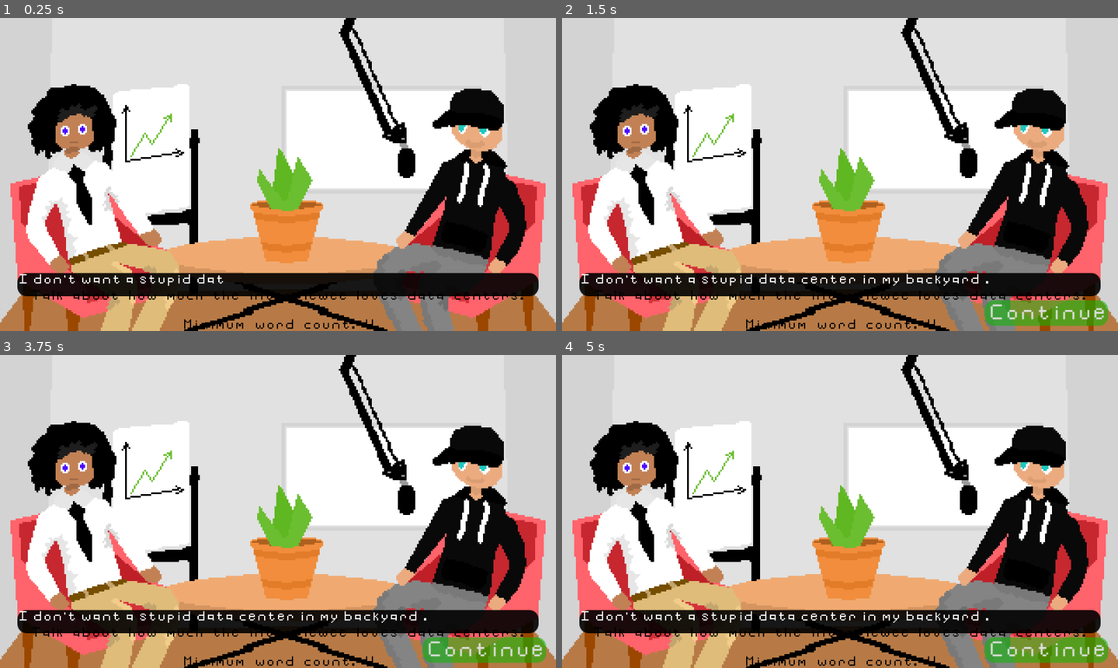
Above: before the commit, frames 1-4 (two rows, left to right).
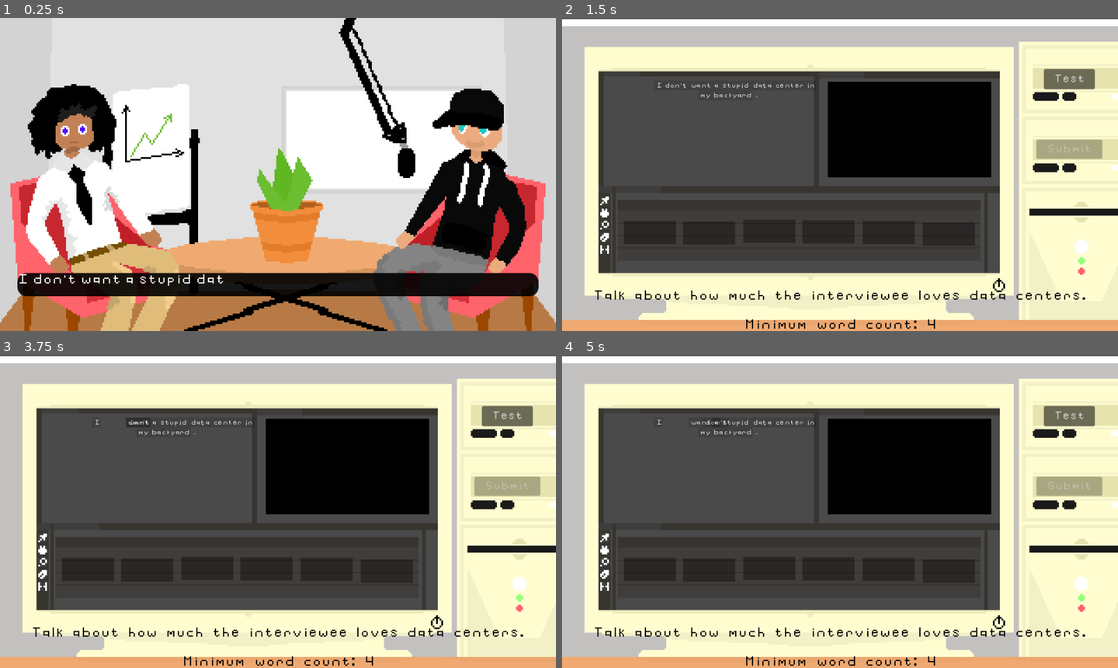
Above: after the commit, the same moments.

Repository: u-sernam-e/word-rot
Game: Godot game, scene res://Levels/1.tscn
Same seed, same stepped clock (60 frames per second), same inputs: the game is played once before the commit and once after it. This scene is started directly instead of the project's main scene. The engine's default icon, where the game draws it, is replaced by a stand-in: a white triangle on a blue panel in a dark square. Sound files missing from this copy of the repository are replaced by a short silence.
Inputs (mouse positions are in pixels of both pictures, inside the frame that each line leads up to):
- Up to frame 1 (0.25 s): no input
- Up to frame 2 (1.5 s): click "I" at 0.5 s; click "Continue" at 1.25 s
- Up to frame 3 (3.75 s): click (483, 649) at 2 s, where only the run before the commit has a clickable "Continue"; click "don't" at 2.75 s; click "want" at 3.5 s
- Up to frame 4 (5 s): click "a" at 4.25 s

The runs differ from the first frame. In frame 1, 0.5% of the frame differs, in the area x 6-95%, y 87-100%; in frame 2, 93%; in frame 3, 93%; in frame 4, 93%, in the area x 0-100%, y 0-100%.

Commit message:
Bug fixes

Diff:
--- a/Levels/1.tscn
+++ b/Levels/1.tscn
@@ -6,14 +6,8 @@
 
 [node name="1" unique_id=743927325 instance=ExtResource("1_dhllp")]
 
-[node name="StockImageController" parent="StockImageTab" parent_id_path=PackedInt32Array(1738313370) index="1" unique_id=1795656987]
-position = Vector2(754, 69)
-
-[node name="GameController" parent="." index="3" unique_id=120243097 node_paths=PackedStringArray("test_button")]
-test_button = NodePath("../Test")
+[node name="GameController" parent="." index="2" unique_id=120243097]
 level = 1
-[node name="StockImageController" parent="StockImageTab" parent_id_path=PackedInt32Array(1738313370) index="1" unique_id=1795656987]
-position = Vector2(754, 69)
 
 [node name="WordController" parent="GameController" index="0" unique_id=149952642]
 position = Vector2(299, 125)
@@ -39,8 +33,17 @@
 [node name="StockImageTab" parent="." index="3" unique_id=1738313370]
 visible = false
 
+[node name="StockImageController" parent="StockImageTab" index="1" unique_id=1795656987]
+position = Vector2(754, 69)
+
 [node name="Submit" parent="." index="4" unique_id=1172260094]
 disabled = true
 
 [node name="LevelEndScreen" parent="." index="6" unique_id=2087576714]
 next_scene = ExtResource("3_0nkm3")
+
+[node name="VBoxContainer" parent="CanvasLayer" parent_id_path=PackedInt32Array(850841324) index="0" unique_id=1919930036]
+mouse_filter = 2
+
+[node name="VBoxContainer2" parent="CanvasLayer" parent_id_path=PackedInt32Array(850841324) index="1" unique_id=1451052851]
+mouse_filter = 2
--- a/Levels/6.tscn
+++ b/Levels/6.tscn
@@ -4,5 +4,8 @@
 
 [node name="6" unique_id=743927325 instance=ExtResource("1_l27fe")]
 
+[node name="GameController" parent="." index="2" unique_id=120243097]
+level = 6
+
 [node name="StockImageTab" parent="." index="3" unique_id=1738313370]
 visible = false
--- a/Levels/base_level.gd
+++ b/Levels/base_level.gd
@@ -4,7 +4,16 @@
 @onready var restrictions = $CanvasLayer/VBoxContainer2/Restrictions
 
 func _ready() -> void:
+	Globals.level_start = false
 	prompt.text = LevelSentences.prompts[LevelTransition.level_count]
 	restrictions.text = LevelSentences.restrictions[LevelTransition.level_count]
 func _on_timeline_mouse_entered():
 	pass # Replace with function body.
+
+func _process(_delta):
+	if Globals.level_start:
+		prompt.visible = true
+		restrictions.visible = true
+	else:
+		prompt.visible = false
+		restrictions.visible = false
--- a/Levels/base_level.tscn
+++ b/Levels/base_level.tscn
@@ -40,8 +40,9 @@
 [node name="TimelineMiddlePos" type="Marker2D" parent="Timeline" unique_id=1800543931]
 position = Vector2(600, 193)
 
-[node name="GameController" parent="." unique_id=120243097 node_paths=PackedStringArray("submit_button", "word_controller", "image_controller", "level_end_screen") instance=ExtResource("5_5y487")]
+[node name="GameController" parent="." unique_id=120243097 node_paths=PackedStringArray("submit_button", "test_button", "word_controller", "image_controller", "level_end_screen") instance=ExtResource("5_5y487")]
 submit_button = NodePath("../Submit")
+test_button = NodePath("../Test")
 word_controller = NodePath("WordController")
 image_controller = NodePath("../StockImageTab/StockImageController")
 level_end_screen = NodePath("../LevelEndScreen")
@@ -59,15 +60,6 @@
 position = Vector2(357, -5)
 scale = Vector2(1e-05, 1e-05)
 texture = ExtResource("6_jg3su")
-
-[node name="GameController" parent="." unique_id=120243097 node_paths=PackedStringArray("submit_button", "test_button", "word_controller", "image_controller", "level_end_screen") instance=ExtResource("5_5y487")]
-submit_button = NodePath("../Submit")
-test_button = NodePath("../Test")
-word_controller = NodePath("WordController")
-image_controller = NodePath("../StockImageTab/StockImageController")
-level_end_screen = NodePath("../LevelEndScreen")
-
-[node name="WordController" parent="GameController" unique_id=149952642 instance=ExtResource("3_ruyyf")]
 
 [node name="Submit" type="Button" parent="." unique_id=1172260094]
 offset_left = 819.0
@@ -87,6 +79,7 @@
 visible = false
 
 [node name="base_interview" parent="." unique_id=1915588365 instance=ExtResource("10_npxkb")]
+
 [node name="CanvasLayer" type="CanvasLayer" parent="." unique_id=850841324]
 
 [node name="VBoxContainer" type="VBoxContainer" parent="CanvasLayer" unique_id=1919930036]
--- a/globals/globals.gd
+++ b/globals/globals.gd
@@ -1,3 +1,4 @@
 extends Node
 
 var image_on_timeline: bool = false # Set back to false on level end!!
+var level_start: bool = false # After pressing start button after interview
--- a/ingame/base_interview.gd
+++ b/ingame/base_interview.gd
@@ -37,7 +37,7 @@
 		},
 	6 : {
 		"chara" : load("res://assets/characters/jen_eric.tres"),
-		"audio" : "place recording here",
+		"audio" : load("res://Audio/speech/6/full.wav"),
 		},
 
 	7 : {
@@ -73,7 +73,6 @@
 		speech_player.stream = level_data[LevelTransition.level_count]["audio"]
 
 	continue_butt.disabled = true
-	continue_butt.pressed.connect(hide)
 
 	play_interview()
 
@@ -89,3 +88,8 @@
 
 func finished_text():
 	continue_butt.disabled = false
+
+
+func _on_continue_pressed():
+	hide()
+	Globals.level_start = true
--- a/ingame/base_interview.tscn
+++ b/ingame/base_interview.tscn
@@ -108,3 +108,5 @@
 [node name="SpeechPlayer" type="AudioStreamPlayer" parent="." unique_id=947607802]
 autoplay = true
 bus = &"GameMusic"
+
+[connection signal="pressed" from="Continue" to="." method="_on_continue_pressed"]
--- a/ingame/word_controller/word_controller.gd
+++ b/ingame/word_controller/word_controller.gd
@@ -45,7 +45,7 @@
 				var bonus_zero = ""
 				if word_count < 10:
 					bonus_zero = "0"
-				var word_audio = load("res://assets/speech/" + str(level) + "/-" + bonus_zero + str(word_count) + ".wav")
+				var word_audio = load("res://Audio/speech/" + str(level) + "/-" + bonus_zero + str(word_count) + ".wav")
 				word.set_word_sound(word_audio)
 				word_count += 1
 
